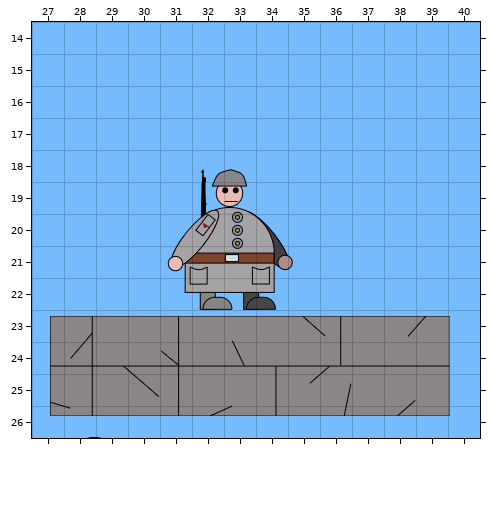
Two states of a Tiled map (JSON), scenes/game/levels/level1.json. Above, as it was before the edit.
Cells are 32x32 px. Shown: x 27..40, y 14..26.
The same view after the edit:
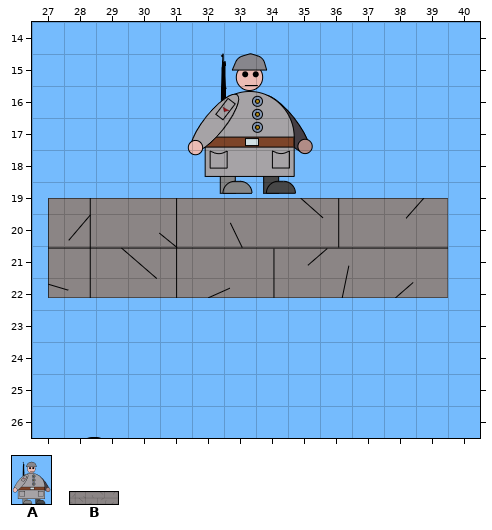
Key: from "obj": A 8 "Soldier", B 18 "platform2".
Objects are placed by their top-left corner, in cells (3,4 is the top-left corner of cell 3,4); size is 1x1 cell unless given.
The edit:
Layer "ground":
changed: A "enemySoldier" at 31.2,18 size 4.1x5 -> A "enemySoldier" at 31.8,14.4 size 4.1x5
changed: B "platform2" at 27.6,23.2 size 12.5x3.1 -> B "platform2" at 27.5,19.5 size 12.5x3.1
Boxes around the changes in both pictures, in picture pixels (x1, y1, x2, y2):
changed: (48, 53, 448, 310)
old place: (50, 316, 450, 416)
